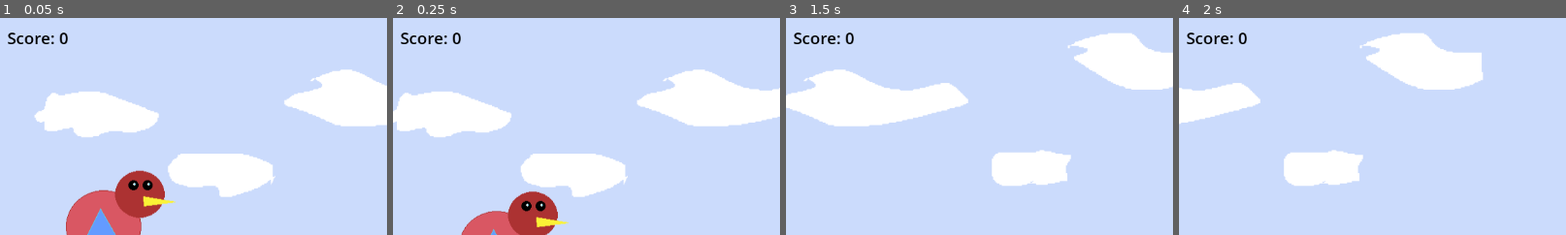
Above: before the commit, frames 1-4 (left to right).
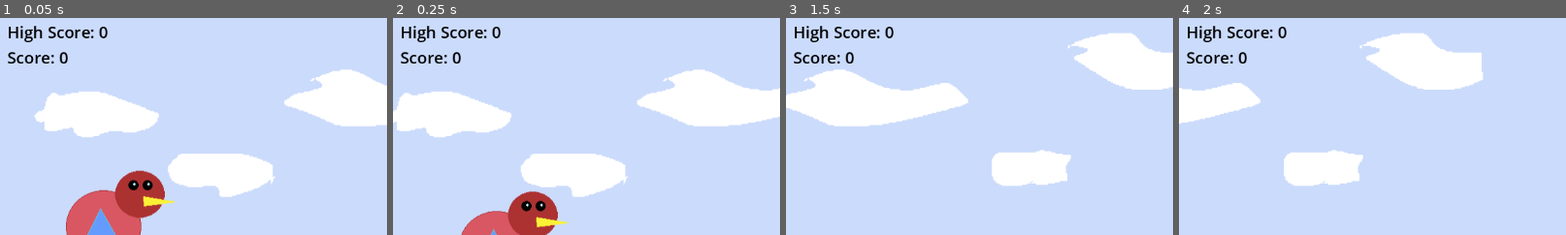
Above: after the commit, the same moments.

Repository: JRSiwiecki/20-game-challenge
Game: Godot game, scene res://scenes/game.tscn
Same seed, same stepped clock (60 frames per second), same inputs: the game is played once before the commit and once after it.
Inputs:
- Up to frame 1 (0.05 s): no input
- Up to frame 2 (0.25 s): no input
- Up to frame 3 (1.5 s): tap Space (fly) at 0.6, 1.35 s
- Up to frame 4 (2 s): no input
The pictures show only the part of the screen within x 1-51%, y 0-50%; the shares and areas given below are measured in that part.

The runs differ from the first frame. In frame 1, 1.3% of the frame differs, in the area x 2-28%, y 3-21%; in frame 2, 1.3%; in frame 3, 1.3%; in frame 4, 1.3%.

Commit message:
Add saving + loading high score

Diff:
--- a/1. Flappy Bird/scenes/game.tscn
+++ b/1. Flappy Bird/scenes/game.tscn
@@ -58,13 +58,19 @@
 
 [node name="CanvasLayer" type="CanvasLayer" parent="."]
 
-[node name="MarginContainer" type="MarginContainer" parent="CanvasLayer"]
+[node name="MarginContainer" type="VBoxContainer" parent="CanvasLayer"]
 offset_left = 21.0
 offset_top = 4.0
-offset_right = 149.0
-offset_bottom = 56.0
+offset_right = 203.0
+offset_bottom = 76.0
 
-[node name="Label" type="Label" parent="CanvasLayer/MarginContainer"]
+[node name="High Score Label" type="Label" parent="CanvasLayer/MarginContainer"]
+layout_mode = 2
+theme_override_colors/font_color = Color(0, 0, 0, 1)
+theme_override_font_sizes/font_size = 24
+text = "High Score: 0"
+
+[node name="Score Label" type="Label" parent="CanvasLayer/MarginContainer"]
 layout_mode = 2
 theme_override_colors/font_color = Color(0, 0, 0, 1)
 theme_override_font_sizes/font_size = 24
--- a/1. Flappy Bird/scripts/Game.gd
+++ b/1. Flappy Bird/scripts/Game.gd
@@ -4,9 +4,13 @@
 @export var min_gap: float = 250.0
 @export var max_gap: float = 350.0
 
-@onready var score_label: Label = $CanvasLayer/MarginContainer/Label
+@onready var score_label: Label = $"CanvasLayer/MarginContainer/Score Label"
+@onready var high_score_label: Label = $"CanvasLayer/MarginContainer/High Score Label"
+
 @onready var score_sound: AudioStreamPlayer = $"Score Scound"
 @onready var lose_sound: AudioStreamPlayer = $"Lose Sound"
+
+@onready var high_score: int = load_high_score()
 
 # Need this or we will have 2 score when passing through first pipe
 # and forever be ahead by 1 score.
@@ -17,8 +21,11 @@
 const SCREEN_WIDTH: float = 1152.0 + 200.0
 const SCREEN_HEIGHT: float = 646.0 / 2.0
 
+const SAVE_PATH: String = "user://savegame.save"
+
 func _ready() -> void:
 	spawn_pipes()
+	update_high_score_text()
 
 func _on_timer_timeout() -> void:
 	spawn_pipes()
@@ -56,9 +63,34 @@
 	score_sound.play()
 
 func update_ui() -> void:
+	update_high_score_text()
+	update_score_text()
+
+func update_high_score_text() -> void:
+	high_score_label.text = "High Score: " + str(high_score)
+
+func update_score_text() -> void:
 	score_label.text = "Score: " + str(score)
 
 func end_game() -> void:
 	lose_sound.play()
+	await save_high_score(score)
 	await get_tree().create_timer(0.15).timeout
 	get_tree().quit()
+
+func save_high_score(current_score: int) -> void:
+	if score <= high_score:
+		return
+
+	high_score = max(score, high_score)
+
+	var save_game = FileAccess.open(SAVE_PATH, FileAccess.WRITE)
+	save_game.store_var(high_score)
+
+func load_high_score():
+	# No save found
+	if not FileAccess.file_exists(SAVE_PATH):
+		return 0
+
+	var save_game = FileAccess.open(SAVE_PATH, FileAccess.READ)
+	return save_game.get_var(high_score)
